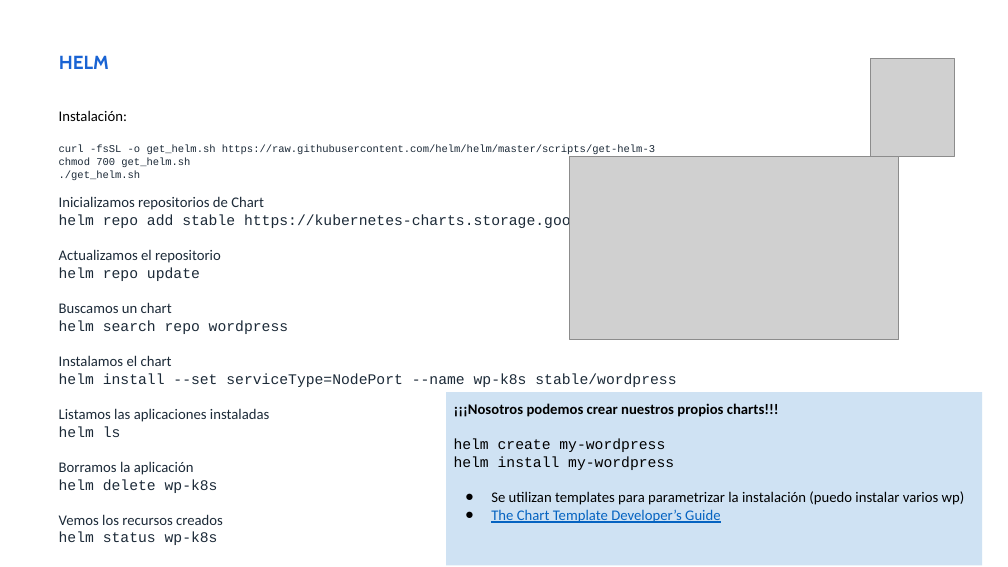
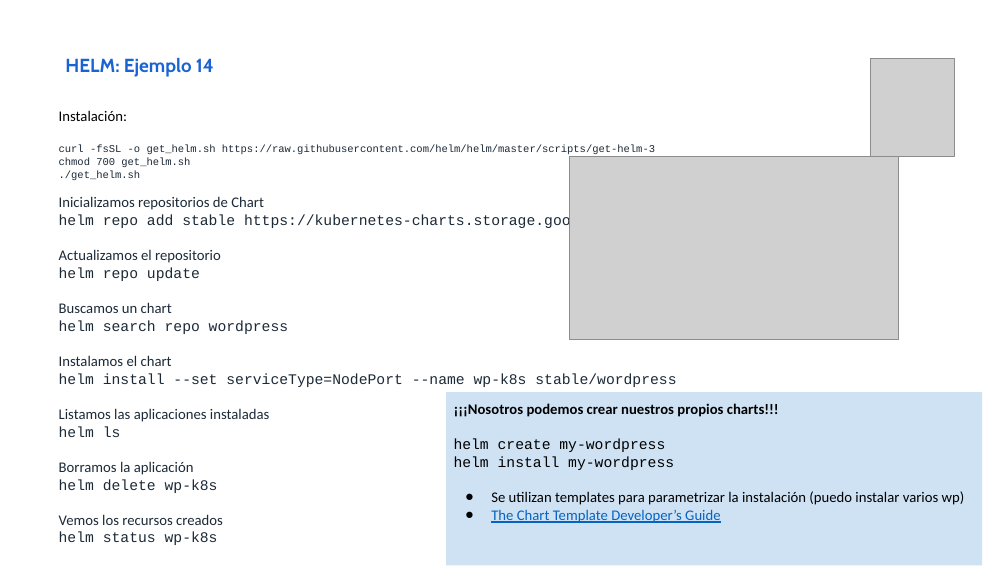
Before and after one commit to iesgn/curso_kubernetes_2020, a slide deck: slide 27 of unidad4/presentacion_unidad4.odp (slide 26 before the commit). Drawn at 1008x567 pixels with LibreOffice and Linux fonts; fonts in the diff are those of the drawing; grey boxes stand for pictures. Boxes give left, top, right and bottom in pixels: in the first picture for what was removed or moved away, otherwise in the second. Text is boxed around its words. In the diff, an @@ line names an element or a change of style, - is before the commit and + after.

```diff
--- a/unidad4/presentacion_unidad4.odp
+++ b/unidad4/presentacion_unidad4.odp
@@ text at bbox=[65, 58, 214, 77]: text changed @@
-HELM
+HELM: Ejemplo 14
```
Also in this commit, not shown: 14 other slides changed, 1 slide added, 3 other files.
